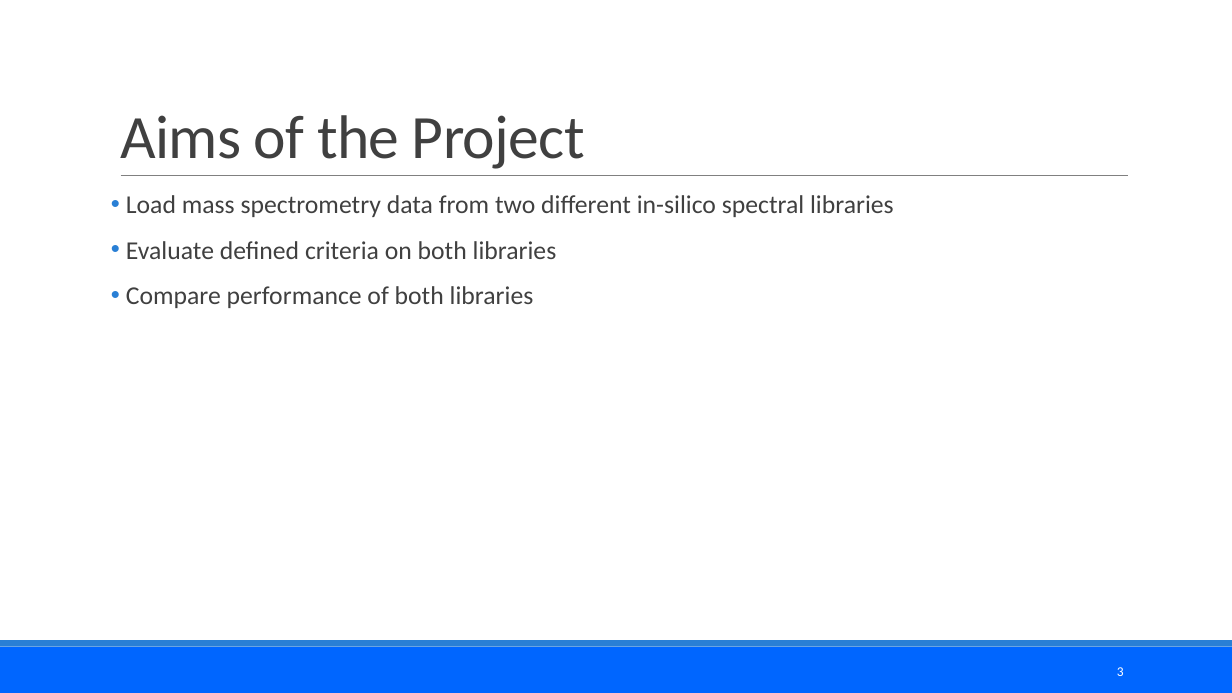
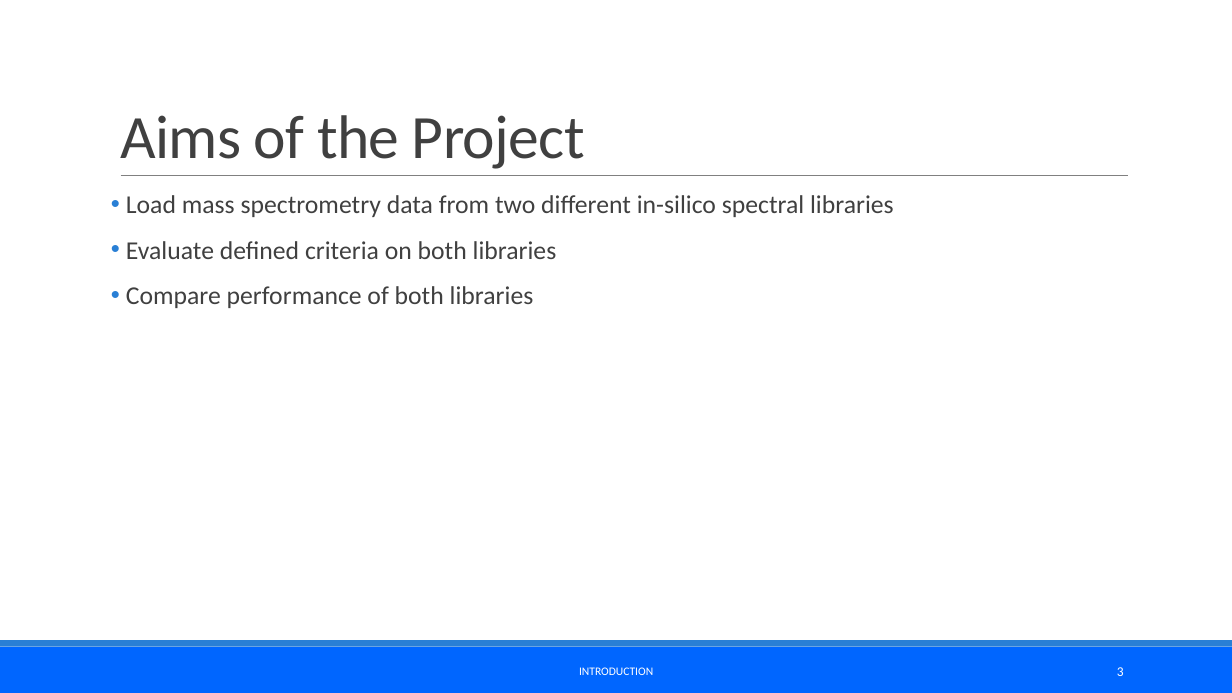
Before and after one commit to jozef1v/MS_Synthetic_Library, a slide deck: slide 3 of Presentation/Prezentácia_MS_Library.pptx. Drawn at 1232x693 pixels with LibreOffice and Linux fonts; fonts in the diff are those of the drawing. Boxes give left, top, right and bottom in pixels: in the first picture for what was removed or moved away, otherwise in the second. Text is boxed around its words. In the diff, an @@ line names an element or a change of style, - is before the commit and + after.

```diff
--- a/Presentation/Prezentácia_MS_Library.pptx
+++ b/Presentation/Prezentácia_MS_Library.pptx
@@ text added at (579,667,653,675), 9 pt, text #FFFFFF @@
+INTRODUCTION
```
Also in this commit, not shown: 1 other slide changed, 1 slide added, 2 other files.
